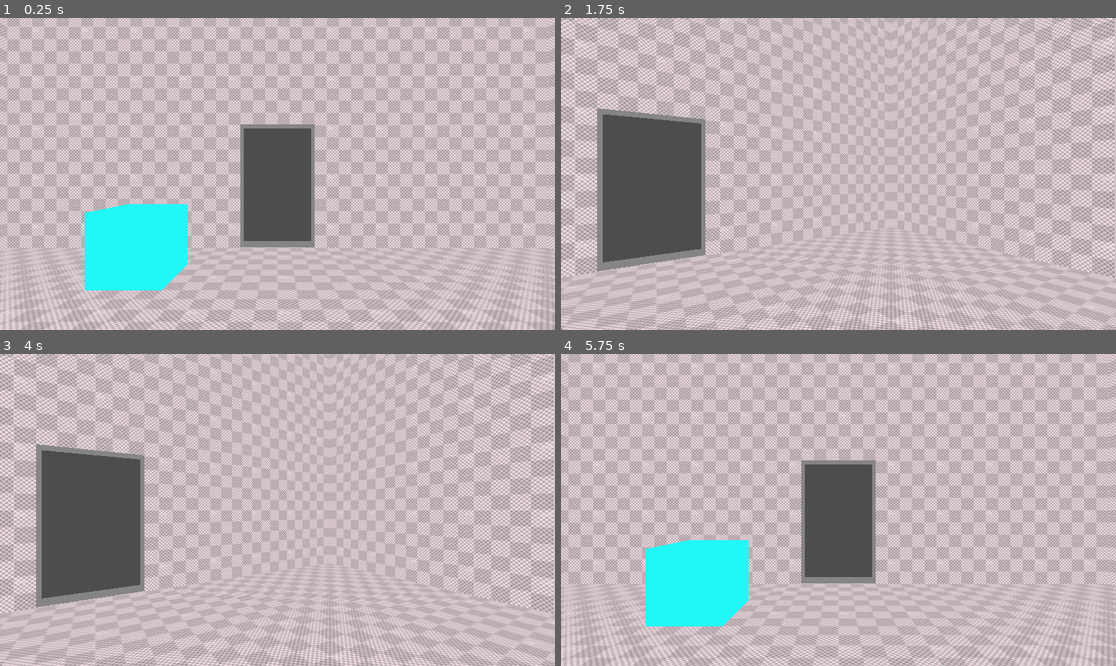
Above: before the commit, frames 1-4 (two rows, left to right).
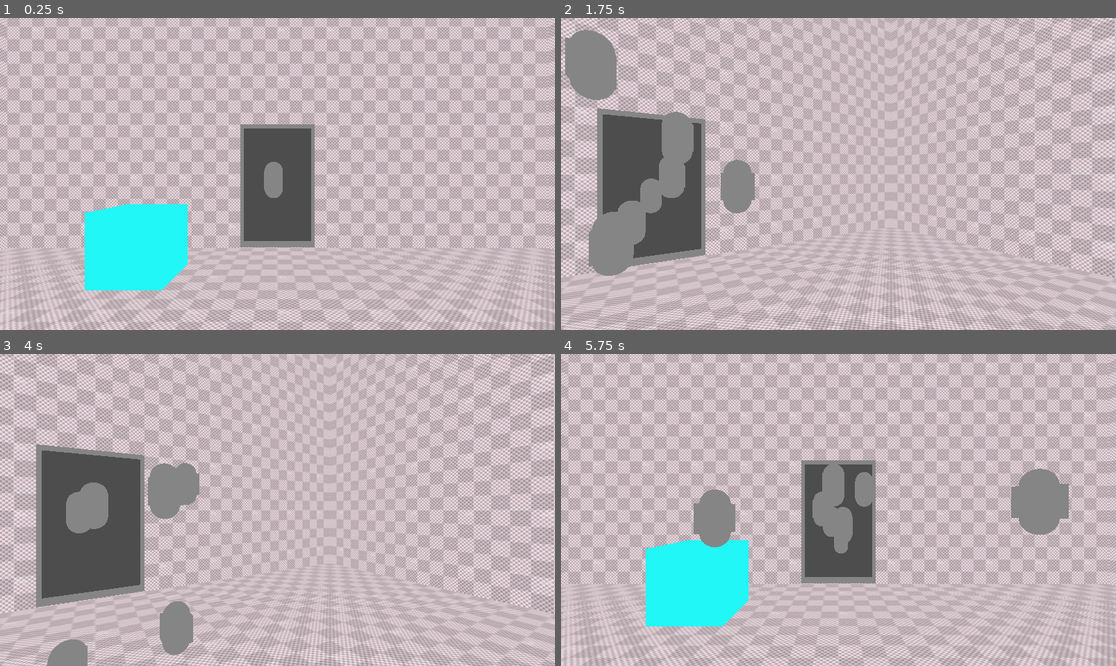
Above: after the commit, the same moments.

Repository: AstonisherVR/The-Girl-In-The-Wndow-Fan-Remake
Game: Godot game, scene res://main_scene.tscn
Two runs of this game, one before a commit and one after it. Both use one fixed random seed, a clock stepped at 60 frames per second and the inputs below.
Inputs (mouse positions are in pixels of both pictures, inside the frame that each line leads up to):
- Up to frame 1 (0.25 s): no input
- Up to frame 2 (1.75 s): move the mouse to (960, 158) at 0.52 s; hold Right (RIGHT) 0.53-1.28 s; click (960, 158) at 0.6 s; move the mouse to (727, 189) at 1.27 s; hold Left (LEFT) from 1.28 s (still down); click (727, 189) at 1.35 s
- Up to frame 3 (4 s): move the mouse to (333, 441) at 2.02 s; release Left (LEFT) at 2.03 s; hold Right (RIGHT) 2.03-3.53 s; click (333, 441) at 2.1 s; move the mouse to (249, 572) at 2.77 s; click (249, 572) at 2.85 s; tap Enter at 3.5 s; move the mouse to (444, 556) at 3.52 s; hold Left (LEFT) from 3.53 s (still down); click (444, 556) at 3.6 s
- Up to frame 4 (5.75 s): keep holding Left (LEFT); move the mouse to (672, 463) at 4.27 s; click (672, 463) at 4.35 s; move the mouse to (866, 510) at 5.02 s; click (866, 510) at 5.1 s

The runs differ from the first frame. In frame 1, 0.3% of the frame differs, in the area x 47-51%, y 46-58%; in frame 2, 5.7%, in the area x 0-35%, y 3-83%; in frame 3, 3.7%; in frame 4, 4.4%.

Commit message:
Added Particles To Main

Diff:
--- a/main_scene.tscn
+++ b/main_scene.tscn
@@ -7,6 +7,19 @@
 ambient_light_source = 2
 ambient_light_color = Color(0.408329, 0.408329, 0.408329, 1)
 ambient_light_energy = 6.66
+
+[sub_resource type="ParticleProcessMaterial" id="ParticleProcessMaterial_xmiv5"]
+lifetime_randomness = 0.1
+direction = Vector3(0, 0, 0)
+initial_velocity_min = 0.2
+initial_velocity_max = 2.0
+gravity = Vector3(0, 0, 0)
+scale_min = 0.2
+scale_max = 0.3
+
+[sub_resource type="BoxMesh" id="BoxMesh_y7e8t"]
+
+[sub_resource type="CapsuleMesh" id="CapsuleMesh_ciap6"]
 
 [node name="Main Scene" type="Node3D"]
 
@@ -25,6 +38,16 @@
 [node name="House Prototype" parent="." instance=ExtResource("2_pi6ls")]
 transform = Transform3D(1, 0, 0, 0, 1, 0, 0, 0, 1, 0, 6, 0)
 
+[node name="GPUParticles3D" type="GPUParticles3D" parent="."]
+transform = Transform3D(1, 0, 0, 0, 1, 0, 0, 0, 1, 0, 1.7552, -4.37396)
+lifetime = 2.0
+explosiveness = 0.1
+randomness = 0.2
+process_material = SubResource("ParticleProcessMaterial_xmiv5")
+draw_passes = 2
+draw_pass_1 = SubResource("BoxMesh_y7e8t")
+draw_pass_2 = SubResource("CapsuleMesh_ciap6")
+
 [connection signal="input_event" from="House Prototype/Pickable Object/Area3D" to="Player" method="_on_area_3d_input_event"]
 
 [editable path="Player"]
Not shown: 1 places in main_scene.tscn that only renumber resources
